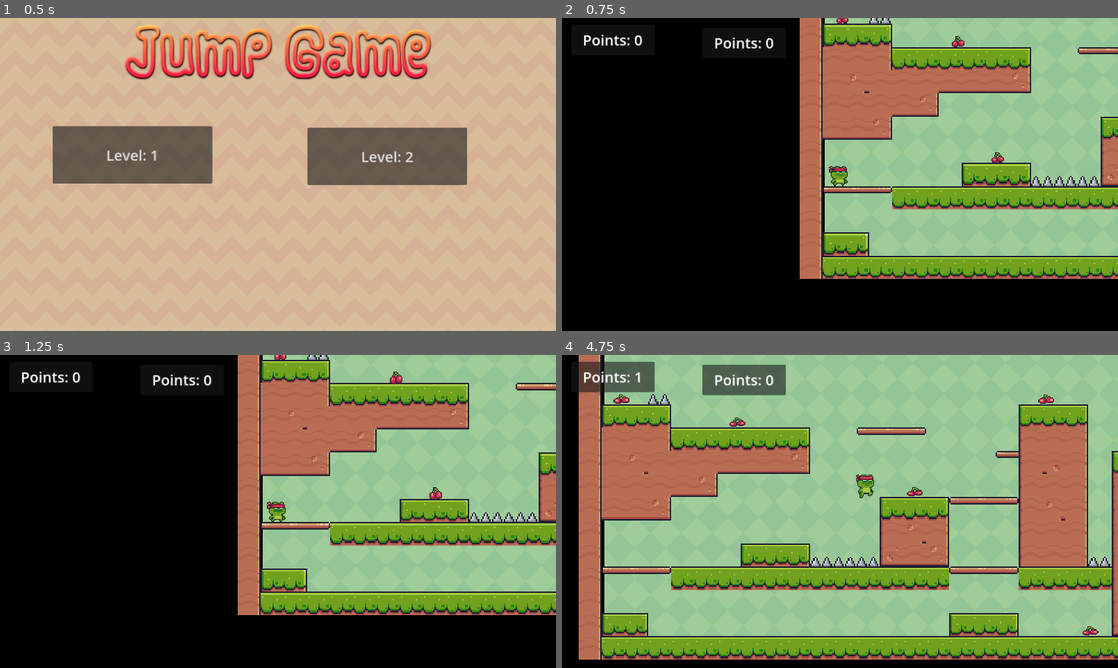
Above: before the commit, frames 1-4 (two rows, left to right).
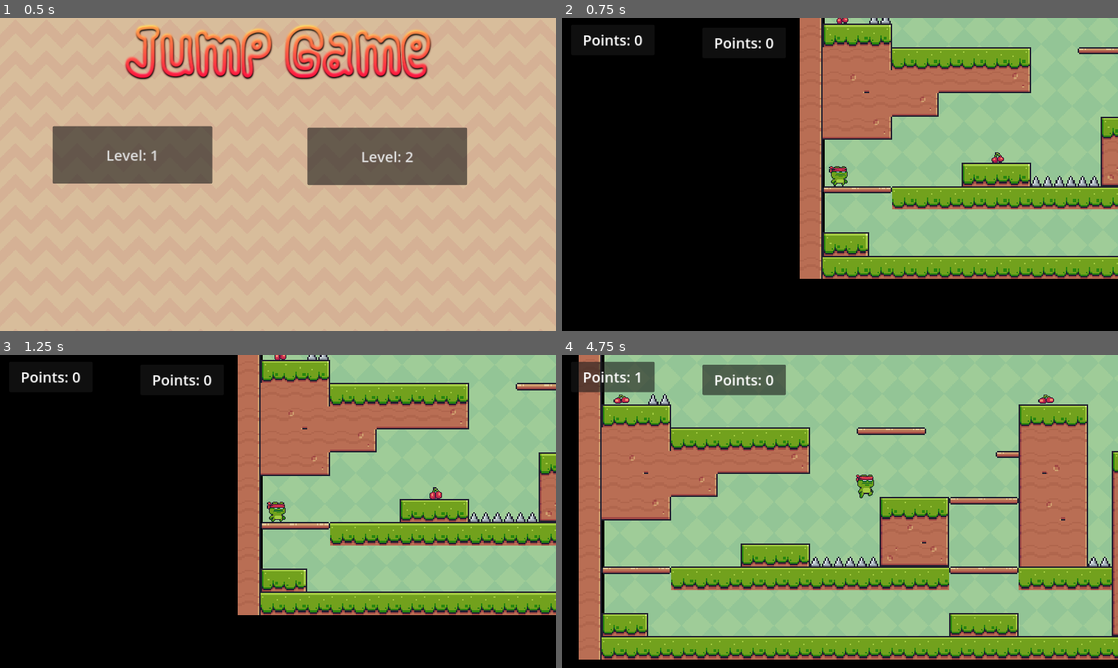
Above: after the commit, the same moments.

Repository: Markito03/Slashing-Frog
Game: Godot game, scene res://main_menu.tscn
Two runs of this game, one before a commit and one after it. Both use one fixed random seed, a clock stepped at 60 frames per second and the inputs below. Before the commit the project starts from res://Main Menue/main_menu.tscn.
Inputs:
- Up to frame 1 (0.5 s): no input
- Up to frame 2 (0.75 s): click "Level: 1" at 0.5 s
- Up to frame 3 (1.25 s): no input
- Up to frame 4 (4.75 s): tap Enter (ui_accept) at 1.25 s; hold D (right) 1.28-2.78 s; tap Space (jump) at 1.52, 2.27, 3.77, 4.52 s; hold A (left) 2.78-3.53 s; hold D (right) from 3.53 s (still down)

Frame 1 is identical in both runs. In frame 2, less than 0.1% of the frame differs, in the area x 70-73%, y 5-10%; in frame 3, less than 0.1%; in frame 4, 0.2%, in the area x 30-97%, y 20-90%.

Commit message:
KnockBackRemoved_CollsionShapesAdjusted_BackToMainMenuOnDeath
Knockback erstmals zurück gestellt jetzt bringt dich das berühren von spikes ins hauptmenü. 0.0

Diff:
--- a/Main Menue/main_menu.tscn
+++ b/main_menu.tscn
@@ -1,11 +1,11 @@
 [gd_scene load_steps=4 format=3 uid="uid://bigc17257j6qq"]
 
-[ext_resource type="Script" path="res://Main Menue/main_menu.gd" id="1_gqwsi"]
-[ext_resource type="Texture2D" uid="uid://ptmoady1iu4i" path="res://backgrounds/Brown.png" id="2_lwgt6"]
-[ext_resource type="Texture2D" uid="uid://ltjrbly08h57" path="res://scenes/cooltext473853363711145.png" id="3_p1mbm"]
+[ext_resource type="Script" path="res://main_menu.gd" id="1_dkig1"]
+[ext_resource type="Texture2D" uid="uid://ptmoady1iu4i" path="res://backgrounds/Brown.png" id="2_dav6b"]
+[ext_resource type="Texture2D" uid="uid://ltjrbly08h57" path="res://scenes/cooltext473853363711145.png" id="3_xd3v7"]
 
 [node name="MainMenu" type="Node"]
-script = ExtResource("1_gqwsi")
+script = ExtResource("1_dkig1")
 
 [node name="TextureRect2" type="TextureRect" parent="."]
 texture_filter = 1
--- a/project.godot
+++ b/project.godot
@@ -11,7 +11,7 @@
 [application]
 
 config/name="Slashing-Frog"
-run/main_scene="res://Main Menue/main_menu.tscn"
+run/main_scene="res://main_menu.tscn"
 config/features=PackedStringArray("4.3", "Mobile")
 config/icon="res://icon.svg"
 
--- a/scenes/area_2d.gd
+++ b/scenes/area_2d.gd
@@ -1,20 +1,47 @@
 extends Area2D
 
 @export var damage_amount = 25
+@export var main_menu_scene: String = "res://main_menu.tscn"
 
 func _ready():
 	connect("body_entered", Callable(self, "_on_body_entered"))
 
-func _on_body_entered1(player):
-	if player.is_in_group("player"):
-		if player.has_method("take_damage"):
-			player.take_damage(damage_amount)
+#func _on_body_entered1(player):
+	#if player.is_in_group("player"):
+		#if player.has_method("take_damage"):
+		#	player.take_damage(damage_amount)
 
-func _on_body_entered(player):
-	if player.is_in_group("player"):
-		if player.has_method("take_damage"):
-			player.take_damage(damage_amount)
-		else:
-			print("Player does not have take_damage method")
-	else:
-		print("Player is not in 'player' group")
+
+#func _on_body_entered(player):
+	#if player.is_in_group("player"):
+		#if player.has_method("take_damage"):
+		#	player.take_damage(damage_amount)
+		#else:
+		#	print("Player does not have take_damage method")
+	   #else:
+		#print("Player is not in 'player' group")
+
+
+
+
+func _on_body_entered(body):
+	# Überprüfen, ob der berührende Körper der Spieler ist
+	if body.is_in_group("player"):  # Optional: Falls du den Spieler in einer Gruppe hast
+		print("Spieler hat die Kollision berührt!")
+		_go_to_main_menu()
+
+func _go_to_main_menu():
+	if main_menu_scene == "":
+		print("Fehler: Kein Szenenpfad angegeben!")
+		return
+
+		print("Lade Hauptmenü-Szene von Pfad: ", main_menu_scene)
+	var packed_scene = ResourceLoader.load(main_menu_scene)
+
+	if packed_scene == null:
+		print("Fehler: Die Szene konnte nicht geladen werden. Überprüfe den Pfad!")
+		return
+
+	print("Wechsle zur Hauptmenü-Szene...")
+	get_tree().change_scene_to_packed(packed_scene)
+	print("Szenenwechsel abgeschlossen!")
--- a/scenes/level1.tscn
+++ b/scenes/level1.tscn
@@ -185,19 +185,19 @@
 sources/4 = SubResource("TileSetAtlasSource_4k1u6")
 
 [sub_resource type="RectangleShape2D" id="RectangleShape2D_cfwos"]
-size = Vector2(255.443, 7.08332)
+size = Vector2(255, 7.33297)
 
 [sub_resource type="RectangleShape2D" id="RectangleShape2D_5r3go"]
-size = Vector2(448, 7.875)
+size = Vector2(448, 8.20885)
 
 [sub_resource type="RectangleShape2D" id="RectangleShape2D_lpdah"]
-size = Vector2(15, 6.25)
+size = Vector2(15.6667, 7.33333)
 
 [sub_resource type="RectangleShape2D" id="RectangleShape2D_h670x"]
-size = Vector2(49.5, 7.33334)
+size = Vector2(47, 7.66702)
 
 [sub_resource type="RectangleShape2D" id="RectangleShape2D_2w523"]
-size = Vector2(16, 7.66667)
+size = Vector2(16, 7.99966)
 
 [node name="Node" type="Node"]
 
@@ -224,30 +224,30 @@
 scale = Vector2(3, 3)
 tile_set = SubResource("TileSet_xfic6")
 format = 2
-layer_0/tile_data = PackedInt32Array(655363, 458752, 0, 6553 …(8595 unchanged characters)… 786505, 4, 0, 786506, 4, 0, 786507, 4, 0)
+layer_0/tile_data = PackedInt32Array(655363, 458752, 0, 6553 …(8595 unchanged characters)… 786505, 4, 0, 786506, 4, 0, 786507, 4, 0, 262219, 1114112, 1)
 script = ExtResource("5_wb1bl")
 
 [node name="Area2D" type="Area2D" parent="Scene Objects/TileMap"]
 script = ExtResource("6_4yfp2")
 
 [node name="CollisionShape2D4" type="CollisionShape2D" parent="Scene Objects/TileMap/Area2D"]
-position = Vector2(527.279, 204.458)
+position = Vector2(527.5, 204.333)
 shape = SubResource("RectangleShape2D_cfwos")
 
 [node name="CollisionShape2D5" type="CollisionShape2D" parent="Scene Objects/TileMap/Area2D"]
-position = Vector2(992, 204.938)
+position = Vector2(992, 204.771)
 shape = SubResource("RectangleShape2D_5r3go")
 
 [node name="CollisionShape2D" type="CollisionShape2D" parent="Scene Objects/TileMap/Area2D"]
-position = Vector2(39.5, 44.8333)
+position = Vector2(39.5, 44.3333)
 shape = SubResource("RectangleShape2D_lpdah")
 
 [node name="CollisionShape2D2" type="CollisionShape2D" parent="Scene Objects/TileMap/Area2D"]
-position = Vector2(167.917, 156.667)
+position = Vector2(167.5, 156.5)
 shape = SubResource("RectangleShape2D_h670x")
 
 [node name="CollisionShape2D3" type="CollisionShape2D" parent="Scene Objects/TileMap/Area2D"]
-position = Vector2(344, 156.833)
+position = Vector2(344, 156.667)
 shape = SubResource("RectangleShape2D_2w523")
 
 [node name="Collectables group" type="Node" parent="Scene Objects"]
@@ -255,15 +255,9 @@
 [node name="Collectable" parent="Scene Objects/Collectables group" instance=ExtResource("6_3cxrv")]
 position = Vector2(363, 421)
 
-[node name="Collectable2" parent="Scene Objects/Collectables group" instance=ExtResource("6_3cxrv")]
-position = Vector2(649, 325)
-
 [node name="Collectable3" parent="Scene Objects/Collectables group" instance=ExtResource("6_3cxrv")]
 position = Vector2(921, 133)
 
-[node name="Collectable4" parent="Scene Objects/Collectables group" instance=ExtResource("6_3cxrv")]
-position = Vector2(281, 181)
-
 [node name="Collectable5" parent="Scene Objects/Collectables group" instance=ExtResource("6_3cxrv")]
 position = Vector2(41, 133)
 
@@ -285,8 +279,8 @@
 [node name="Collectable11" parent="Scene Objects/Collectables group" instance=ExtResource("6_3cxrv")]
 position = Vector2(3289, 85)
 
-[node name="Collectable12" parent="Scene Objects/Collectables group" instance=ExtResource("6_3cxrv")]
-position = Vector2(1012, 613)
+[node name="Collectable13" parent="Scene Objects/Collectables group" instance=ExtResource("6_3cxrv")]
+position = Vector2(3630, 181)
 
 [node name="Finish" parent="Scene Objects/Collectables group" instance=ExtResource("7_w1wip")]
 position = Vector2(3478, 353)
@@ -330,3 +324,5 @@
 text = "Points: 0"
 horizontal_alignment = 1
 vertical_alignment = 1
+
+[connection signal="body_entered" from="Scene Objects/TileMap/Area2D" to="Scene Objects/TileMap/Area2D" method="_on_body_entered"]
--- a/scenes/level2.tscn
+++ b/scenes/level2.tscn
@@ -5,7 +5,7 @@
 [ext_resource type="Texture2D" uid="uid://bnbuqfyqie3vk" path="res://terrain/Terrain (16x16).png" id="3_ehxkt"]
 [ext_resource type="Texture2D" uid="uid://0dlvrtpe2c35" path="res://scenes/Idle.png" id="4_blrqk"]
 [ext_resource type="PackedScene" uid="uid://cl6m1vnfvlaxg" path="res://scenes/main_character.tscn" id="5_5trn3"]
-[ext_resource type="PackedScene" uid="uid://bigc17257j6qq" path="res://Main Menue/main_menu.tscn" id="7_03hr4"]
+[ext_resource type="PackedScene" uid="uid://bigc17257j6qq" path="res://main_menu.tscn" id="7_03hr4"]
 [ext_resource type="PackedScene" uid="uid://bh5xkdlr8rgih" path="res://scenes/winning_end.tscn" id="7_4kycq"]
 
 [sub_resource type="TileSetAtlasSource" id="TileSetAtlasSource_legja"]
@@ -39,11 +39,11 @@
 15:0/0 = 0
 15:0/0/physics_layer_0/polygon_0/points = PackedVector2Array(-8, -8, 8, -8, 8, 8, -8, 8)
 17:0/0 = 0
-17:0/0/physics_layer_0/polygon_0/points = PackedVector2Array(-8, -8, 8, -8, 8, 8, -8, 8)
+17:0/0/physics_layer_0/polygon_0/points = PackedVector2Array(-8, -8, 8, -8, 8, -2.91682, -8, -3.09359)
 18:0/0 = 0
-18:0/0/physics_layer_0/polygon_0/points = PackedVector2Array(-8, -8, 8, -8, 8, 8, -8, 8)
+18:0/0/physics_layer_0/polygon_0/points = PackedVector2Array(-8, -8, 8, -8, 8, -2.91682, -8, -3.09359)
 19:0/0 = 0
-19:0/0/physics_layer_0/polygon_0/points = PackedVector2Array(-8, -8, 8, -8, 8, 8, -8, 8)
+19:0/0/physics_layer_0/polygon_0/points = PackedVector2Array(-8, -8, 8, -8, 8, -2.91682, -8, -3.09359)
 0:1/0 = 0
 0:1/0/physics_layer_0/polygon_0/points = PackedVector2Array(-8, -8, 8, -8, 8, 8, -8, 8)
 1:1/0 = 0
@@ -73,11 +73,11 @@
 15:1/0 = 0
 15:1/0/physics_layer_0/polygon_0/points = PackedVector2Array(-8, -8, 8, -8, 8, 8, -8, 8)
 17:1/0 = 0
-17:1/0/physics_layer_0/polygon_0/points = PackedVector2Array(-8, -8, 8, -8, 8, 8, -8, 8)
+17:1/0/physics_layer_0/polygon_0/points = PackedVector2Array(-8, -8, 8, -8, 8, -2.91682, -8, -3.09359)
 18:1/0 = 0
-18:1/0/physics_layer_0/polygon_0/points = PackedVector2Array(-8, -8, 8, -8, 8, 8, -8, 8)
+18:1/0/physics_layer_0/polygon_0/points = PackedVector2Array(-8, -8, 8, -8, 8, -2.91682, -8, -3.09359)
 19:1/0 = 0
-19:1/0/physics_layer_0/polygon_0/points = PackedVector2Array(-8, -8, 8, -8, 8, 8, -8, 8)
+19:1/0/physics_layer_0/polygon_0/points = PackedVector2Array(-8, -8, 8, -8, 8, -2.91682, -8, -3.09359)
 0:2/0 = 0
 0:2/0/physics_layer_0/polygon_0/points = PackedVector2Array(-8, -8, 8, -8, 8, 8, -8, 8)
 1:2/0 = 0
@@ -97,11 +97,11 @@
 15:2/0 = 0
 15:2/0/physics_layer_0/polygon_0/points = PackedVector2Array(-8, -8, 8, -8, 8, 8, -8, 8)
 17:2/0 = 0
-17:2/0/physics_layer_0/polygon_0/points = PackedVector2Array(-8, -8, 8, -8, 8, 8, -8, 8)
+17:2/0/physics_layer_0/polygon_0/points = PackedVector2Array(-8, -8, 8, -8, 8, -2.91682, -8, -3.09359)
 18:2/0 = 0
-18:2/0/physics_layer_0/polygon_0/points = PackedVector2Array(-8, -8, 8, -8, 8, 8, -8, 8)
+18:2/0/physics_layer_0/polygon_0/points = PackedVector2Array(-8, -8, 8, -8, 8, -2.91682, -8, -3.09359)
 19:2/0 = 0
-19:2/0/physics_layer_0/polygon_0/points = PackedVector2Array(-8, -8, 8, -8, 8, 8, -8, 8)
+19:2/0/physics_layer_0/polygon_0/points = PackedVector2Array(-8, -8, 8, -8, 8, -2.91682, -8, -3.09359)
 0:4/0 = 0
 0:4/0/physics_layer_0/polygon_0/points = PackedVector2Array(-8, -8, 8, -8, 8, 8, -8, 8)
 1:4/0 = 0
@@ -296,10 +296,6 @@
 position = Vector2(3610, 591)
 target_level = ExtResource("7_03hr4")
 
-[node name="Area2D" parent="Scene Objects" instance=ExtResource("7_4kycq")]
-position = Vector2(215, 586)
-target_level = ExtResource("7_03hr4")
-
 [node name="UI" type="CanvasLayer" parent="."]
 
 [node name="Panel" type="Panel" parent="UI"]
--- a/scenes/main_character.gd
+++ b/scenes/main_character.gd
@@ -41,7 +41,7 @@
 
 	move_and_slide()
 	sprite_2d.flip_h = velocity.x < 0
-	#Damage kriegen Function / sterben
+	#Damage kriegen Function / sterben#
 func take_damage(amount):
 	if is_on_floor() and abs(velocity.x) > 0.1:  # 10 ist ein Schwellenwert für die minimale Geschwindigkeit
 		apply_spike_knockback()
Renamed: Main Menue/main_menu.gd -> main_menu.gd
Not shown: 2 places in main_menu.tscn that only renumber resources
